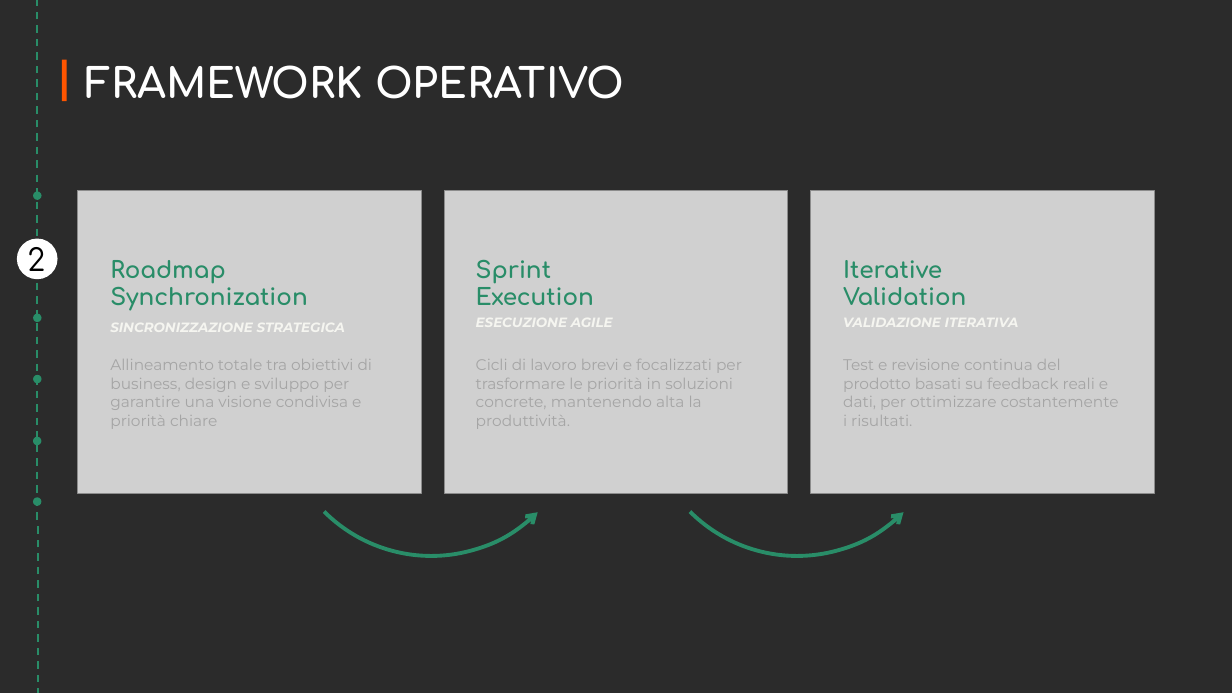
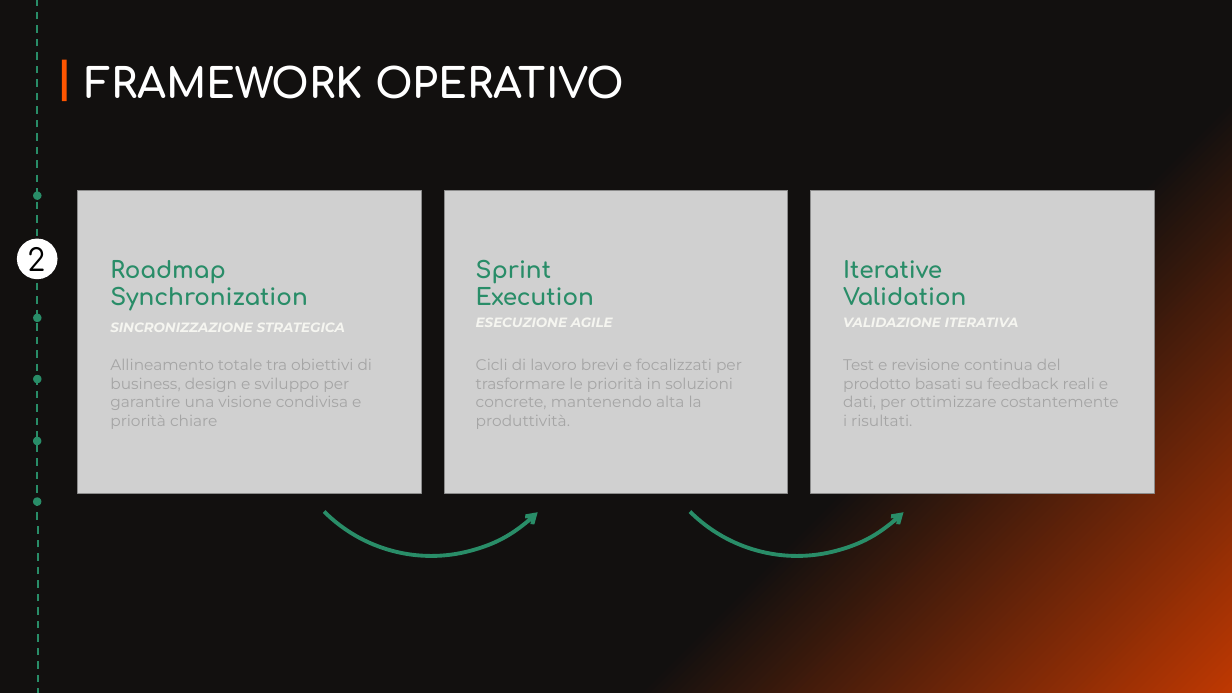
Before and after one commit to Jack-Ark-01/JustBurgerProjectWork, a slide deck: slide 3 of SecondaSuddivisioneGruppi/Logica/Materiale PPT/PPTX JustBurger (foto).pptx. Drawn at 1232x693 pixels with LibreOffice and Linux fonts; fonts in the diff are those of the drawing; grey boxes stand for pictures; background and template pictures are left out; a plain dark background stands for a picture behind light text. Boxes give left, top, right and bottom in pixels: in the first picture for what was removed or moved away, otherwise in the second. Text is boxed around its words. In the diff, an @@ line names an element or a change of style, - is before the commit and + after.

```diff
--- a/SecondaSuddivisioneGruppi/Logica/Materiale PPT/PPTX JustBurger (foto).pptx
+++ b/SecondaSuddivisioneGruppi/Logica/Materiale PPT/PPTX JustBurger (foto).pptx
@@ background picture (left out) to #000000 @@
@@ rectangle added at [0,0,1232,693], fill gradient #12100F to #BE3802 @@
```
Also in this commit, not shown: 13 other slides changed.
